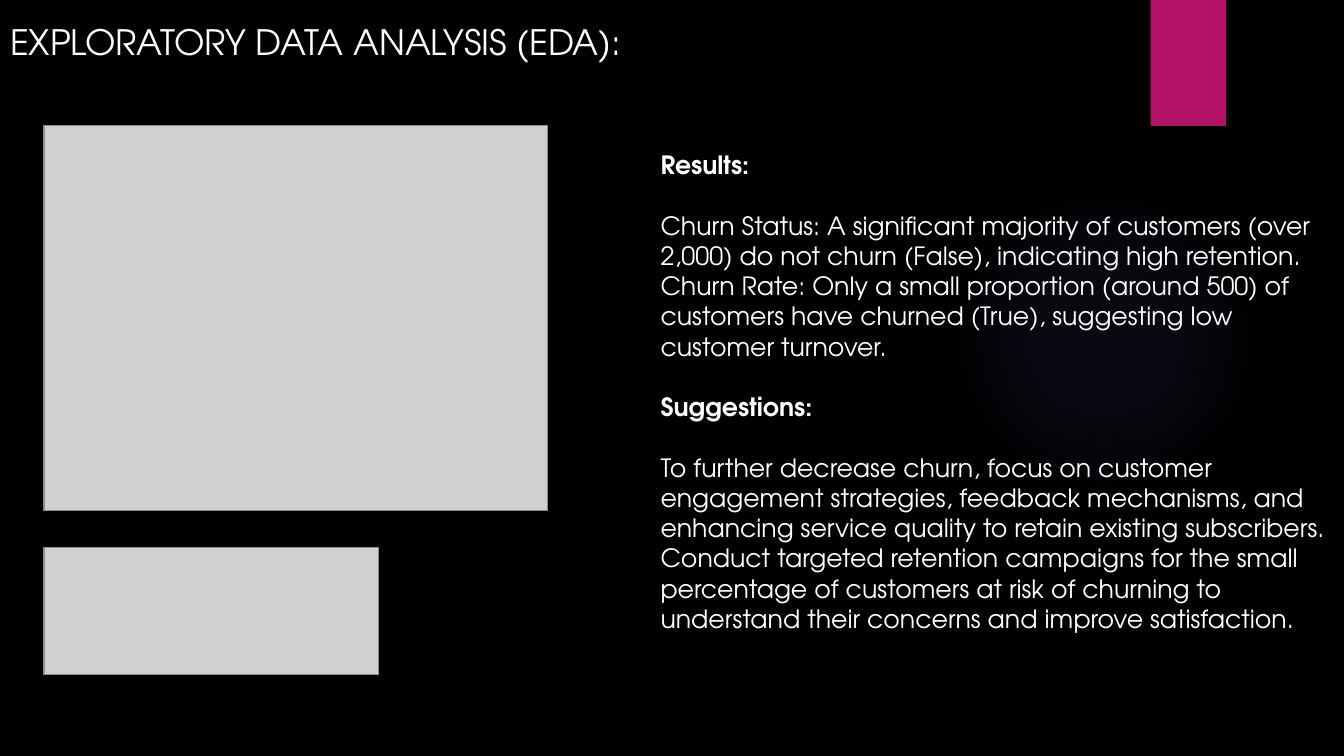
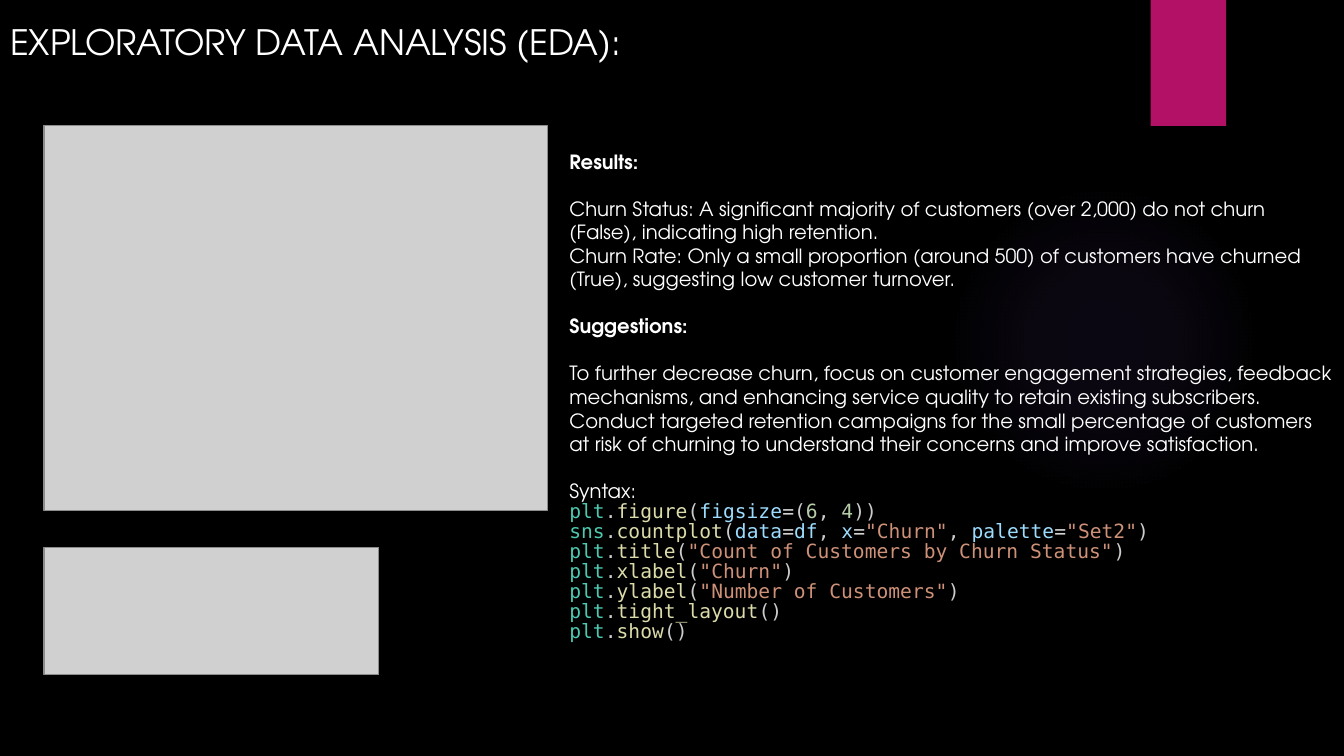
Before and after one commit to MariaBurke-sal/Telecom-Churn, a slide deck: slide 5 of Analyzing Telecom Churn Data for Business Insights and.pptx. Drawn at 1344x756 pixels with LibreOffice and Linux fonts; fonts in the diff are those of the drawing; grey boxes stand for pictures; background and template pictures are left out. Boxes give left, top, right and bottom in pixels: in the first picture for what was removed or moved away, otherwise in the second. Text is boxed around its words. In the diff, an @@ line names an element or a change of style, - is before the commit and + after.

```diff
--- a/Analyzing Telecom Churn Data for Business Insights and.pptx
+++ b/Analyzing Telecom Churn Data for Business Insights and.pptx
@@ text "Results:": place and size @@
-text "Results:" at box(661, 155, 1324, 633)
+text "Results:" at box(569, 154, 1331, 642)
@@ text at box(569, 154, 1331, 456): size 18 to 14 pt in "Results:", "Churn Status: A significant majority of customers ...", "Churn Rate: Only a small proportion (around ...", "Suggestions:" and 2 more places @@
@@ text at box(569, 483, 1149, 642): paragraphs added @@
+Syntax:
+plt.figure(figsize=(6, 4))
+sns.countplot(data=df, x="Churn", palette="Set2")
+plt.title("Count of Customers by Churn Status")
+plt.xlabel("Churn")
+plt.ylabel("Number of Customers")
+plt.tight_layout()
+plt.show()
```
Also in this commit, not shown: 8 other slides changed, 1 slide removed.
